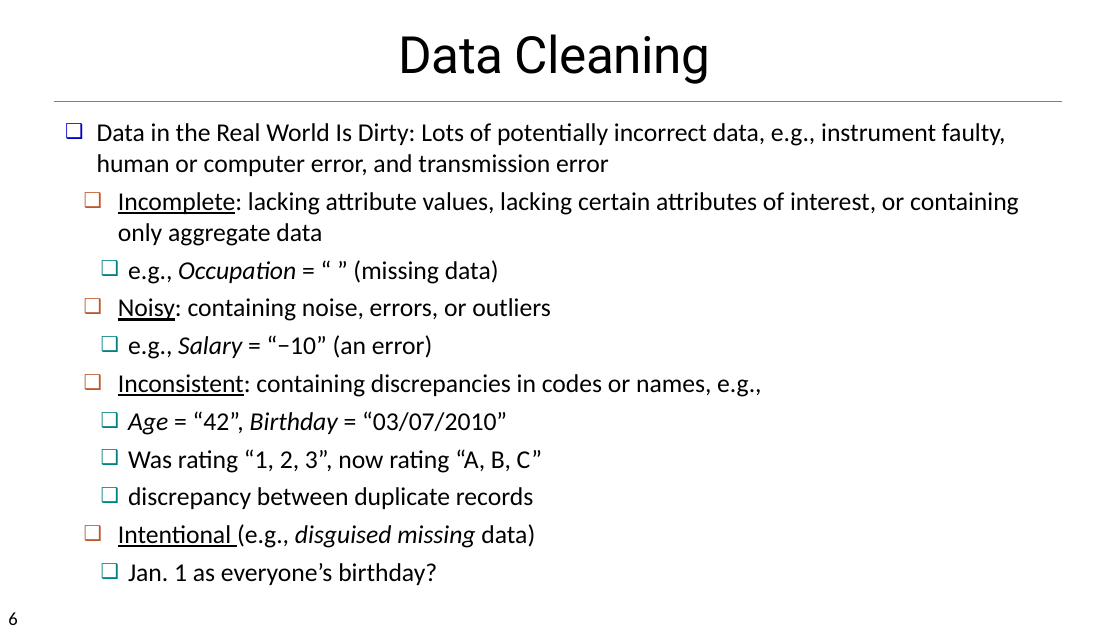
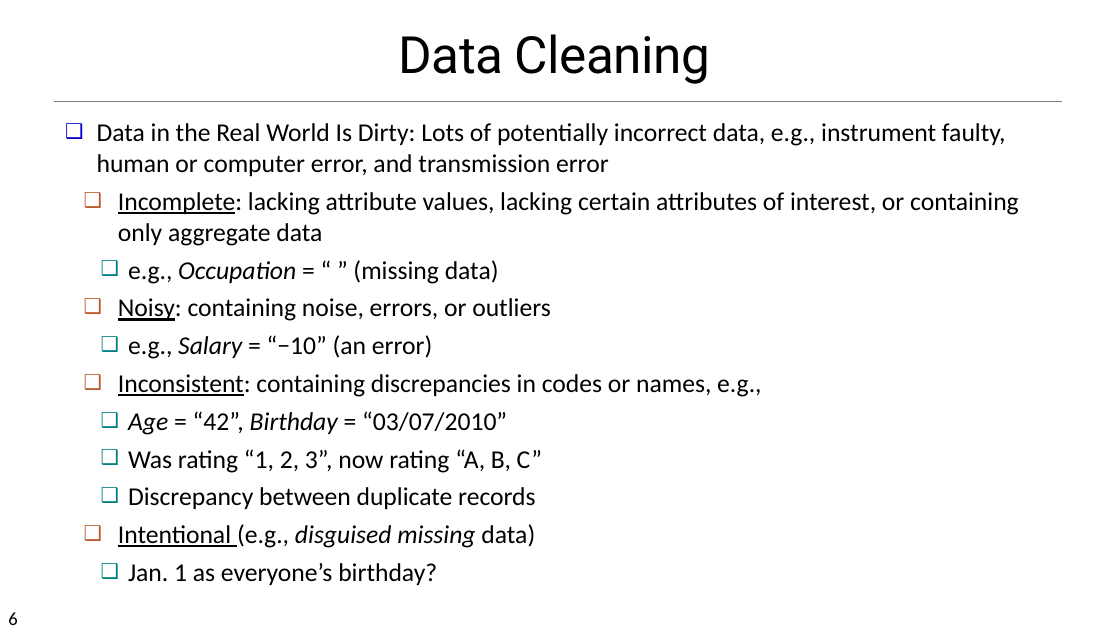
Before and after one commit to chriswjh/chriswjh.github.io, a slide deck: slide 6 of BDA_IFM/03Preprocessing.pptx. Drawn at 1120x630 pixels with LibreOffice and Linux fonts; fonts in the diff are those of the drawing. Boxes give left, top, right and bottom in pixels: in the first picture for what was removed or moved away, otherwise in the second. Text is boxed around its words. In the diff, an @@ line names an element or a change of style, - is before the commit and + after.

```diff
--- a/BDA_IFM/03Preprocessing.pptx
+++ b/BDA_IFM/03Preprocessing.pptx
@@ text at (128, 487, 536, 509): text changed @@
-    ❑ discrepancy between duplicate records
+    ❑ Discrepancy between duplicate records
```
Also in this commit, not shown: 2 other slides changed, 2 other files.
